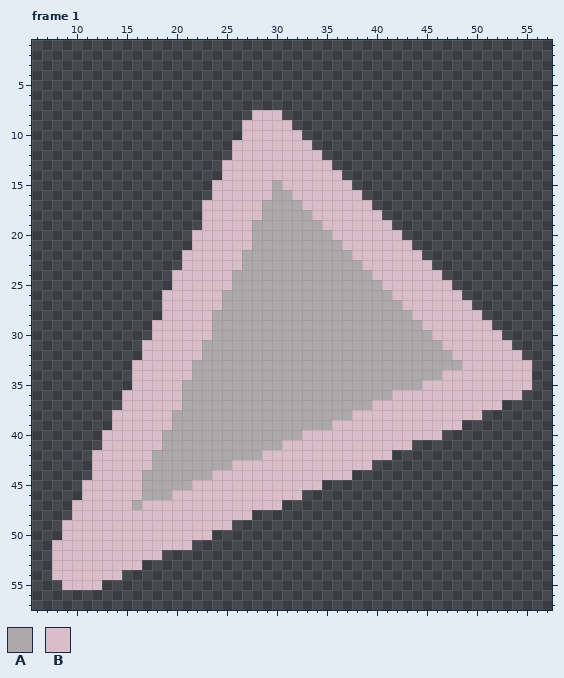
Edited in one commit: pixel-art file (Assets/Espelho/fdr_sprites/spr_shard.aseprite). The picture above was drawn from the file before the commit.
64x64 pixels, 11 frames. Shown: frame 1: x 6..57, y 1..57. The commit also changed other frames, which this record leaves out.
Palette (. is transparent): A #ada8aa  B #d9bdc8
Pixels before, frame 1, first column x 8:
 8 ....................BBB.........................
 9 ...................BBBBB........................
10 ...................BBBBBB.......................
11 ..................BBBBBBBB......................
12 ..................BBBBBBBBB.....................
13 .................BBBBBBBBBBB....................
14 .................BBBBBBBBBBBB...................
15 ................BBBBBBABBBBBBB..................
16 ................BBBBBBAABBBBBBB.................
17 ...............BBBBBBAAAABBBBBBB................
18 ...............BBBBBBAAAAABBBBBBB...............
19 ...............BBBBBAAAAAAABBBBBBB..............
20 ..............BBBBBBAAAAAAAABBBBBBB.............
21 ..............BBBBBBAAAAAAAAABBBBBBB............
22 .............BBBBBBAAAAAAAAAAABBBBBBB...........
23 .............BBBBBBAAAAAAAAAAAABBBBBBB..........
24 ............BBBBBBAAAAAAAAAAAAAABBBBBBB.........
25 ............BBBBBBAAAAAAAAAAAAAAABBBBBBB........
26 ...........BBBBBBAAAAAAAAAAAAAAAAABBBBBBB.......
27 ...........BBBBBBAAAAAAAAAAAAAAAAAABBBBBBB......
28 ...........BBBBBAAAAAAAAAAAAAAAAAAAABBBBBBB.....
29 ..........BBBBBBAAAAAAAAAAAAAAAAAAAAABBBBBBB....
30 ..........BBBBBBAAAAAAAAAAAAAAAAAAAAAABBBBBBB...
31 .........BBBBBBAAAAAAAAAAAAAAAAAAAAAAAABBBBBBB..
32 .........BBBBBBAAAAAAAAAAAAAAAAAAAAAAAAABBBBBBB.
33 ........BBBBBBAAAAAAAAAAAAAAAAAAAAAAAAAAABBBBBBB
34 ........BBBBBBAAAAAAAAAAAAAAAAAAAAAAAAABBBBBBBBB
35 ........BBBBBAAAAAAAAAAAAAAAAAAAAAAAABBBBBBBBBBB
36 .......BBBBBBAAAAAAAAAAAAAAAAAAAAABBBBBBBBBBBBB.
37 .......BBBBBBAAAAAAAAAAAAAAAAAAABBBBBBBBBBBBB...
38 ......BBBBBBAAAAAAAAAAAAAAAAAABBBBBBBBBBBBB.....
39 ......BBBBBBAAAAAAAAAAAAAAAABBBBBBBBBBBBB.......
40 .....BBBBBBAAAAAAAAAAAAAABBBBBBBBBBBBBB.........
41 .....BBBBBBAAAAAAAAAAAABBBBBBBBBBBBB............
42 ....BBBBBBAAAAAAAAAAABBBBBBBBBBBBB..............
43 ....BBBBBBAAAAAAAABBBBBBBBBBBBBB................
44 ....BBBBBAAAAAAABBBBBBBBBBBBBB..................
45 ...BBBBBBAAAAABBBBBBBBBBBBB.....................
46 ...BBBBBBAAABBBBBBBBBBBBB.......................
47 ..BBBBBBABBBBBBBBBBBBBB.........................
48 ..BBBBBBBBBBBBBBBBBB............................
49 .BBBBBBBBBBBBBBBBB..............................
50 .BBBBBBBBBBBBBBB................................
51 BBBBBBBBBBBBBB..................................
52 BBBBBBBBBBB.....................................
53 BBBBBBBBB.......................................
54 BBBBBBB.........................................
55 .BBBB...........................................
The same view after the edit:
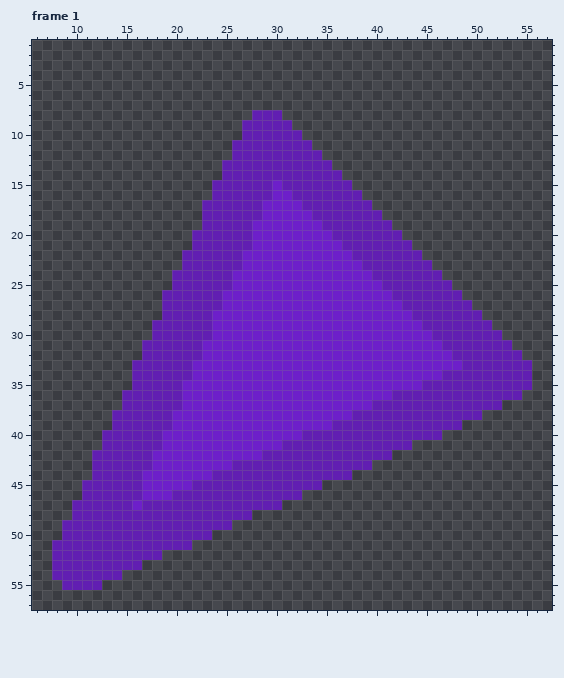
Changes in this commit:
colour A: #ada8aa -> #6d1fca
colour B: #d9bdc8 -> #611eb2
